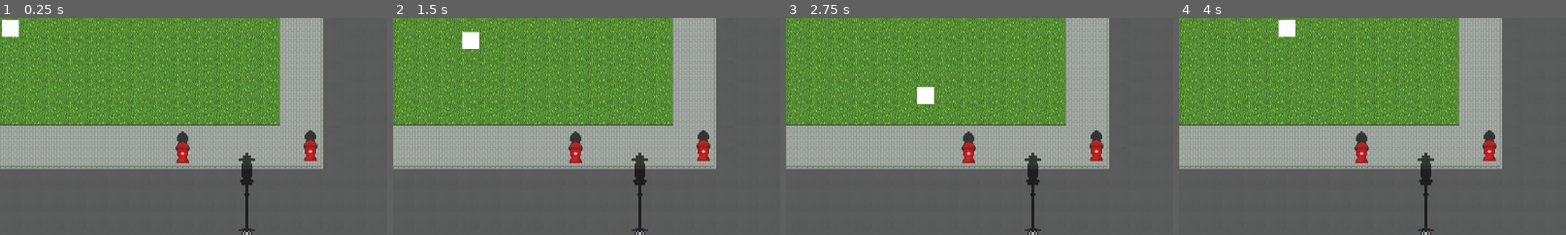
Above: before the commit, frames 1-4 (left to right).
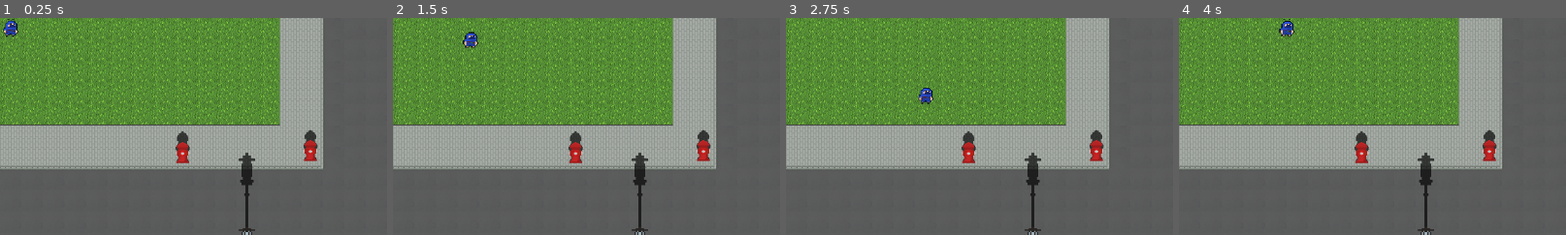
Above: after the commit, the same moments.

Repository: BubbleShade/Dont-Touch-The-Pavement
Game: Godot game, scene res://Scenes/test.tscn
Two runs of this game, one before a commit and one after it. Both use one fixed random seed, a clock stepped at 60 frames per second and the inputs below.
Inputs:
- Up to frame 1 (0.25 s): no input
- Up to frame 2 (1.5 s): tap Enter at 0.5 s; hold D (p_right) 0.53-1.28 s; hold S (p_down) from 1.28 s (still down)
- Up to frame 3 (2.75 s): release S (p_down) at 2.03 s; hold D (p_right) from 2.03 s (still down)
- Up to frame 4 (4 s): release D (p_right) at 2.78 s; hold W (p_up) 2.78-3.53 s; hold A (p_left) from 3.53 s (still down)
The pictures show only the part of the screen within x 0-50%, y 0-50%; the shares and areas given below are measured in that part.

The runs differ from the first frame. In frame 1, 0.4% of the frame differs, in the area x 0-6%, y 0-9%; in frame 2, 0.4%; in frame 3, 0.4%; in frame 4, 0.4%.

Commit message:
Replaced Character with Goobert

Diff:
--- a/Scenes/player.tscn
+++ b/Scenes/player.tscn
@@ -1,6 +1,7 @@
-[gd_scene load_steps=5 format=3 uid="uid://dvy7fuss2xujj"]
+[gd_scene load_steps=17 format=3 uid="uid://dvy7fuss2xujj"]
 
 [ext_resource type="Script" path="res://Scripts/player.gd" id="1_al6dd"]
+[ext_resource type="Texture2D" uid="uid://dppfs5s7k8f7i" path="res://Assets/GoobertSpriteSheet.png" id="2_5asps"]
 
 [sub_resource type="RectangleShape2D" id="RectangleShape2D_wen5h"]
 size = Vector2(24, 24)
@@ -9,6 +10,110 @@
 size = Vector2(26, 26)
 
 [sub_resource type="CanvasTexture" id="CanvasTexture_8gg2j"]
+
+[sub_resource type="AtlasTexture" id="AtlasTexture_rnki8"]
+atlas = ExtResource("2_5asps")
+region = Rect2(0, 18, 15, 18)
+
+[sub_resource type="AtlasTexture" id="AtlasTexture_x877b"]
+atlas = ExtResource("2_5asps")
+region = Rect2(15, 18, 15, 18)
+
+[sub_resource type="AtlasTexture" id="AtlasTexture_1i8jc"]
+atlas = ExtResource("2_5asps")
+region = Rect2(30, 18, 15, 18)
+
+[sub_resource type="AtlasTexture" id="AtlasTexture_g1n25"]
+atlas = ExtResource("2_5asps")
+region = Rect2(45, 18, 15, 18)
+
+[sub_resource type="AtlasTexture" id="AtlasTexture_1volg"]
+atlas = ExtResource("2_5asps")
+region = Rect2(60, 18, 15, 18)
+
+[sub_resource type="AtlasTexture" id="AtlasTexture_xslsk"]
+atlas = ExtResource("2_5asps")
+region = Rect2(0, 0, 15, 18)
+
+[sub_resource type="AtlasTexture" id="AtlasTexture_bif6g"]
+atlas = ExtResource("2_5asps")
+region = Rect2(15, 0, 15, 18)
+
+[sub_resource type="AtlasTexture" id="AtlasTexture_okh36"]
+atlas = ExtResource("2_5asps")
+region = Rect2(30, 0, 15, 18)
+
+[sub_resource type="AtlasTexture" id="AtlasTexture_4s81l"]
+atlas = ExtResource("2_5asps")
+region = Rect2(45, 0, 15, 18)
+
+[sub_resource type="AtlasTexture" id="AtlasTexture_pwhwm"]
+atlas = ExtResource("2_5asps")
+region = Rect2(60, 0, 15, 18)
+
+[sub_resource type="SpriteFrames" id="SpriteFrames_vgbrm"]
+animations = [{
+"frames": [{
+"duration": 1.0,
+"texture": SubResource("AtlasTexture_rnki8")
+}, {
+"duration": 1.0,
+"texture": SubResource("AtlasTexture_x877b")
+}, {
+"duration": 1.0,
+"texture": SubResource("AtlasTexture_1i8jc")
+}, {
+"duration": 1.0,
+"texture": SubResource("AtlasTexture_x877b")
+}, {
+"duration": 1.0,
+"texture": SubResource("AtlasTexture_rnki8")
+}, {
+"duration": 1.0,
+"texture": SubResource("AtlasTexture_g1n25")
+}, {
+"duration": 1.0,
+"texture": SubResource("AtlasTexture_1volg")
+}, {
+"duration": 1.0,
+"texture": SubResource("AtlasTexture_g1n25")
+}, {
+"duration": 1.0,
+"texture": SubResource("AtlasTexture_rnki8")
+}],
+"loop": true,
+"name": &"Walk",
+"speed": 5.0
+}, {
+"frames": [{
+"duration": 4.0,
+"texture": SubResource("AtlasTexture_xslsk")
+}, {
+"duration": 2.0,
+"texture": SubResource("AtlasTexture_bif6g")
+}, {
+"duration": 1.0,
+"texture": SubResource("AtlasTexture_okh36")
+}, {
+"duration": 1.0,
+"texture": SubResource("AtlasTexture_4s81l")
+}, {
+"duration": 6.0,
+"texture": SubResource("AtlasTexture_pwhwm")
+}, {
+"duration": 2.0,
+"texture": SubResource("AtlasTexture_4s81l")
+}, {
+"duration": 1.0,
+"texture": SubResource("AtlasTexture_okh36")
+}, {
+"duration": 1.0,
+"texture": SubResource("AtlasTexture_bif6g")
+}],
+"loop": true,
+"name": &"default",
+"speed": 5.0
+}]
 
 [node name="Player" type="Node2D"]
 script = ExtResource("1_al6dd")
@@ -27,5 +132,13 @@
 shape = SubResource("RectangleShape2D_3q13q")
 
 [node name="Sprite" type="Sprite2D" parent="Body2D"]
+visible = false
 scale = Vector2(25, 25)
 texture = SubResource("CanvasTexture_8gg2j")
+
+[node name="AnimatedSprite2D" type="AnimatedSprite2D" parent="Body2D"]
+scale = Vector2(1.5, 1.5)
+sprite_frames = SubResource("SpriteFrames_vgbrm")
+animation = &"Walk"
+frame = 7
+frame_progress = 0.981149
Not shown, added: Assets/GoobertSpriteSheet.png.import
